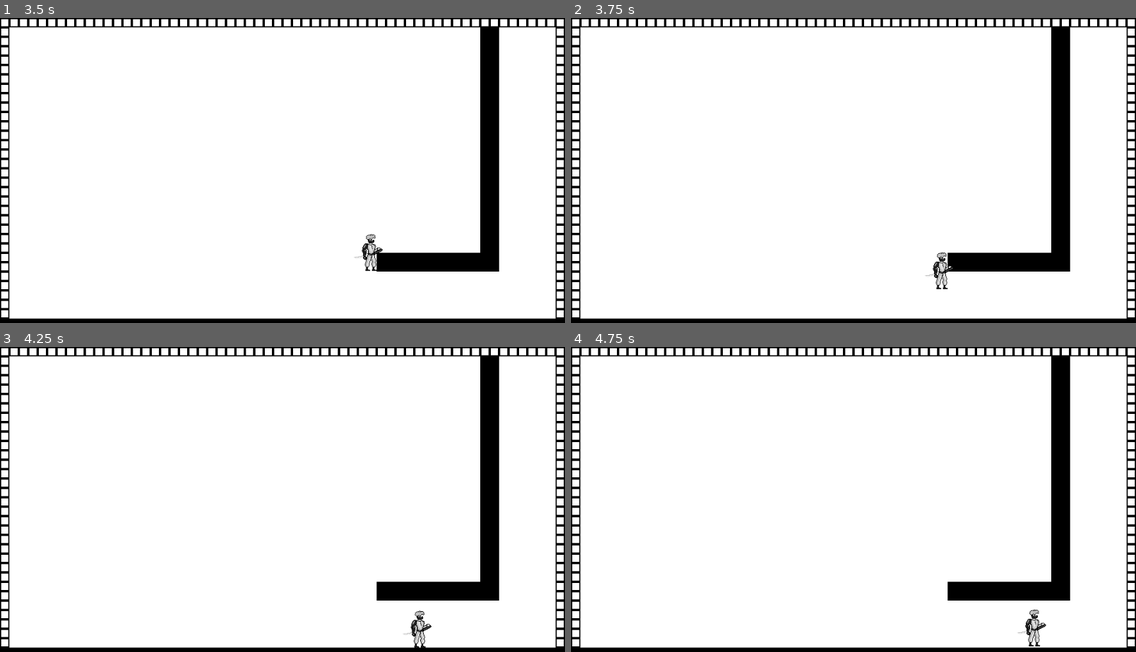
Above: before the commit, frames 1-4 (two rows, left to right).
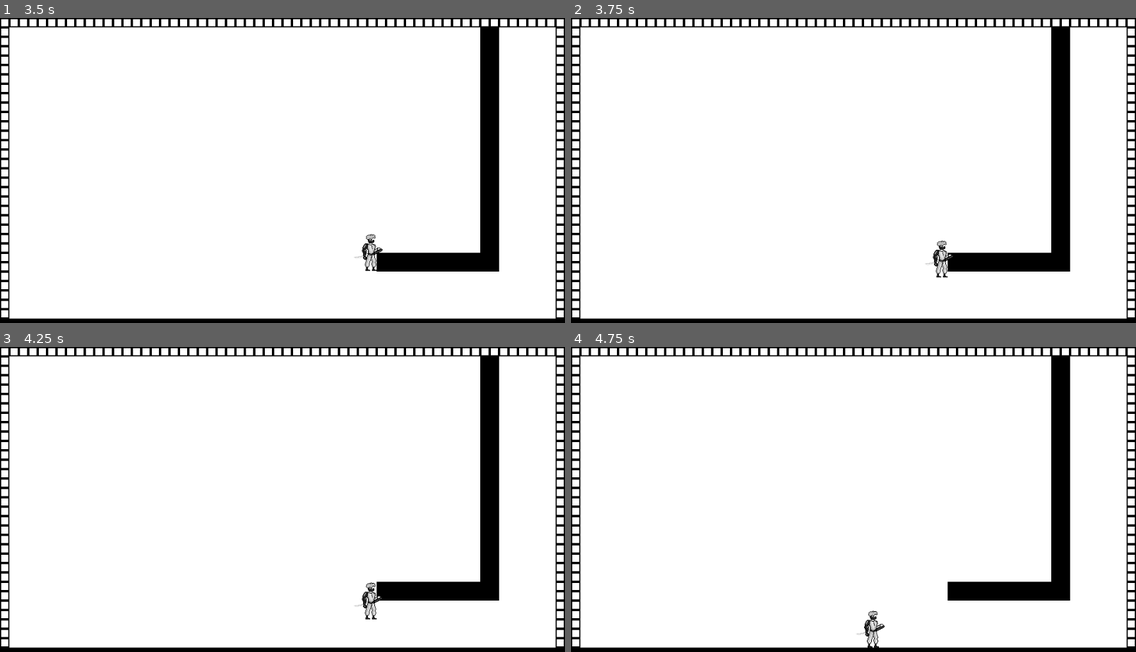
Above: after the commit, the same moments.

Repository: Dkoplik/Paint-it-Black
Game: Godot game, scene res://test_level.tscn
Same seed, same stepped clock (60 frames per second), same inputs: the game is played once before the commit and once after it.
Inputs:
- Up to frame 1 (3.5 s): hold D (move_right) 0.53-2.03 s; tap Space (jump) at 0.77, 1.52, 3.02 s; hold A (move_left) 2.03-2.78 s; hold D (move_right) from 2.78 s (still down)
- Up to frame 2 (3.75 s): keep holding D (move_right)
- Up to frame 3 (4.25 s): keep holding D (move_right); tap Space (jump) at 3.77 s
- Up to frame 4 (4.75 s): release D (move_right) at 4.28 s; hold A (move_left) from 4.28 s (still down); tap Space (jump) at 4.52 s

Frame 1 is identical in both runs. In frame 2, 0.3% of the frame differs, in the area x 62-68%, y 72-89%; in frame 3, 0.5%; in frame 4, 0.5%, in the area x 50-85%, y 85-99%.

Commit message:
Пофиксил баг гравитации
Добавил отдельную функцию обработки скольжения, которая будет проверять, не превышена ли максимальная скорость скольжения.

Diff:
--- a/Paint-it-Black/player/resources/player_movement_data.tres
+++ b/Paint-it-Black/player/resources/player_movement_data.tres
@@ -7,7 +7,7 @@
 jump_speed = 200.0
 jump_angle = 20.0
 sliding_acceleration = 100.0
-max_sliding_speed = 1.0
+max_sliding_speed = 20.0
 movement_acceleration = 600.0
 max_movement_speed = 200.0
 gravity = 250.0
--- a/Paint-it-Black/player/scripts/player_movement.gd
+++ b/Paint-it-Black/player/scripts/player_movement.gd
@@ -66,7 +66,8 @@
 func _gravity_and_slide(delta: float) -> void:
 	if not character_body.is_on_floor():
 		if character_body.is_on_wall():
-			character_body.velocity.y += movement_data.sliding_acceleration * delta
+			character_body.velocity.y = _sliding_speed(delta)
+			#print(movement_data.sliding_acceleration * delta)
 		else:
 			character_body.velocity.y = _fall_speed(delta)
 
@@ -85,3 +86,11 @@
 	if _is_started_jump and not character_body.is_on_floor():
 		started_jump.emit()
 		_is_started_jump = false
+
+func _sliding_speed(delta):
+	var speed = character_body.velocity.y
+	speed += movement_data.sliding_acceleration * delta
+	if speed < movement_data.max_sliding_speed:
+		return speed
+	else:
+		return movement_data.max_sliding_speed
